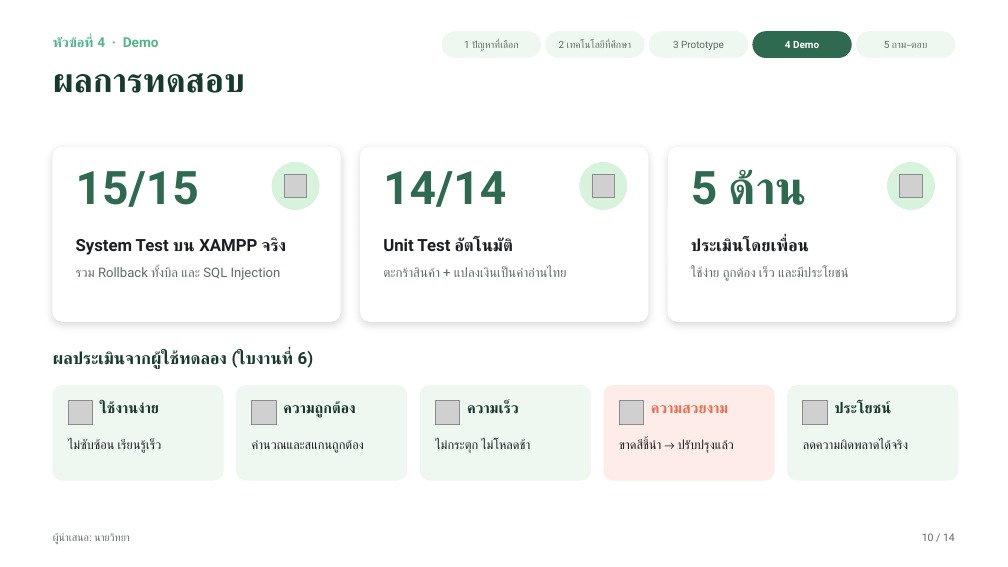
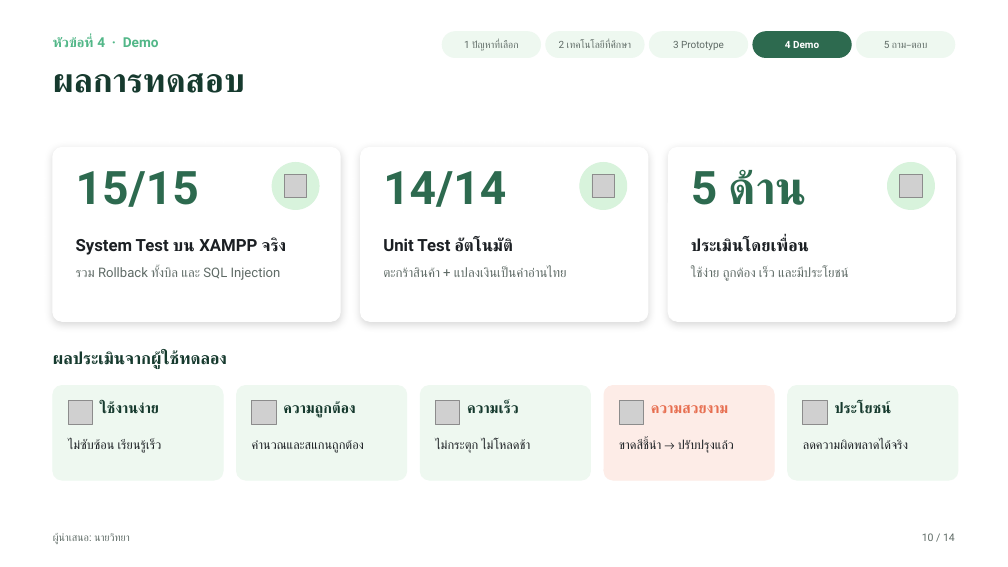
Before and after one commit to wittayaaasei-eng/thawirot-pos, a slide deck: slide 10 of ใบงานที่8_สไลด์นำเสนอ.pptx. Drawn at 1008x567 pixels with LibreOffice and Linux fonts; fonts in the diff are those of the drawing; grey boxes stand for pictures. Boxes give left, top, right and bottom in pixels: in the first picture for what was removed or moved away, otherwise in the second. Text is boxed around its words. In the diff, an @@ line names an element or a change of style, - is before the commit and + after.

```diff
--- a/ใบงานที่8_สไลด์นำเสนอ.pptx
+++ b/ใบงานที่8_สไลด์นำเสนอ.pptx
@@ text at <box>53,351,227,369</box>: text changed @@
-ผลประเมินจากผู้ใช้ทดลอง (ใบงานที่ 6)
+ผลประเมินจากผู้ใช้ทดลอง
```
Also in this commit, not shown: 4 other slides changed, 1 slide removed.
